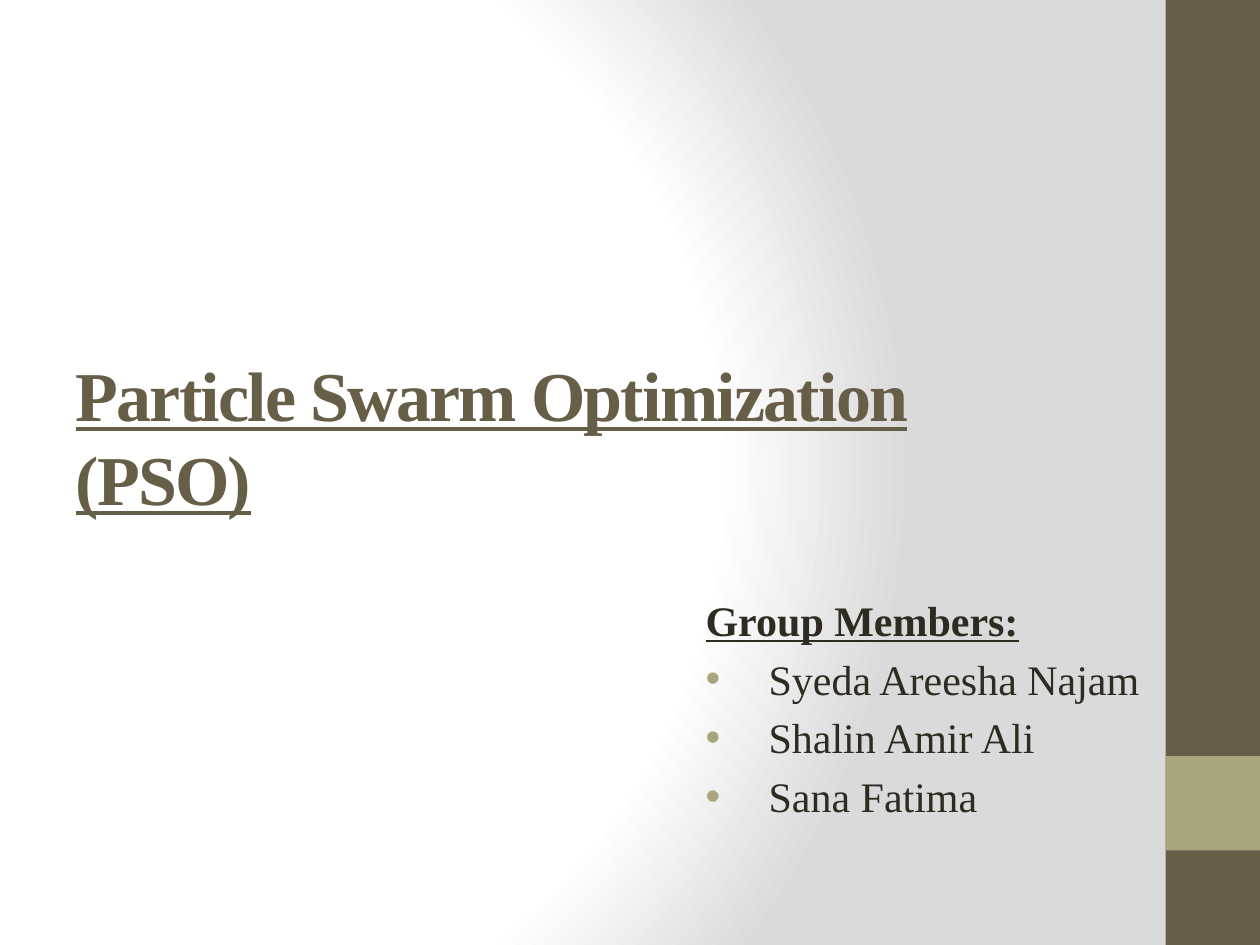
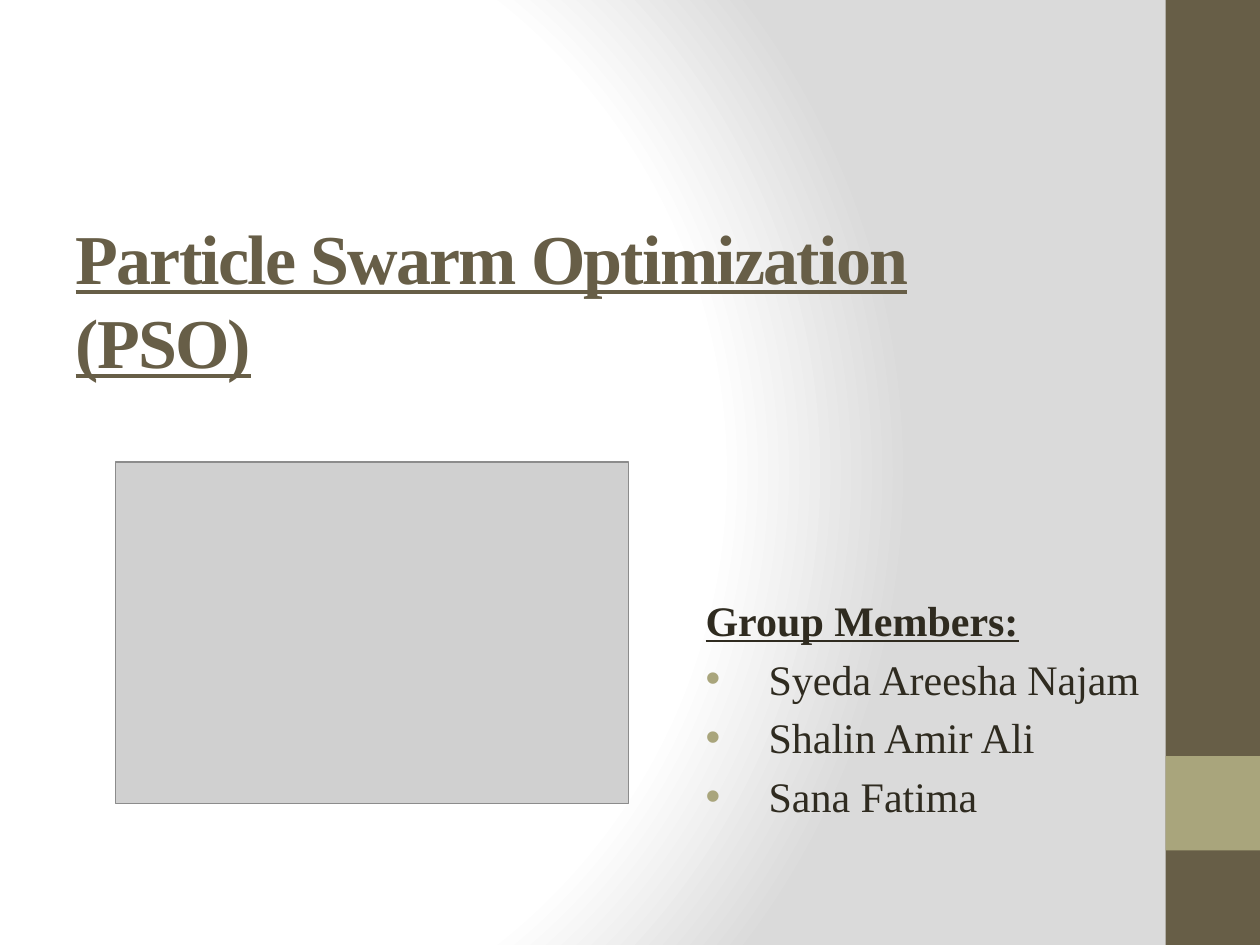
Before and after one commit to ayazhassan-courses/project-pyteam, a slide deck: slide 1 of Documentation/Presentation (interim demo).pptx. Drawn at 1260x945 pixels with LibreOffice and Linux fonts; fonts in the diff are those of the drawing; grey boxes stand for pictures. Boxes give left, top, right and bottom in pixels: in the first picture for what was removed or moved away, otherwise in the second. Text is boxed around its words. In the diff, an @@ line names an element or a change of style, - is before the commit and + after.

```diff
--- a/Documentation/Presentation (interim demo).pptx
+++ b/Documentation/Presentation (interim demo).pptx
@@ title "Particle Swarm Optimization (PSO)": place and size @@
-title "Particle Swarm Optimization (PSO)" at (76,372,908,518)
+title "Particle Swarm Optimization (PSO)" at (76,235,908,381)
@@ picture added at (116,462,629,804) @@
```
Also in this commit, not shown: 1 slide added.
